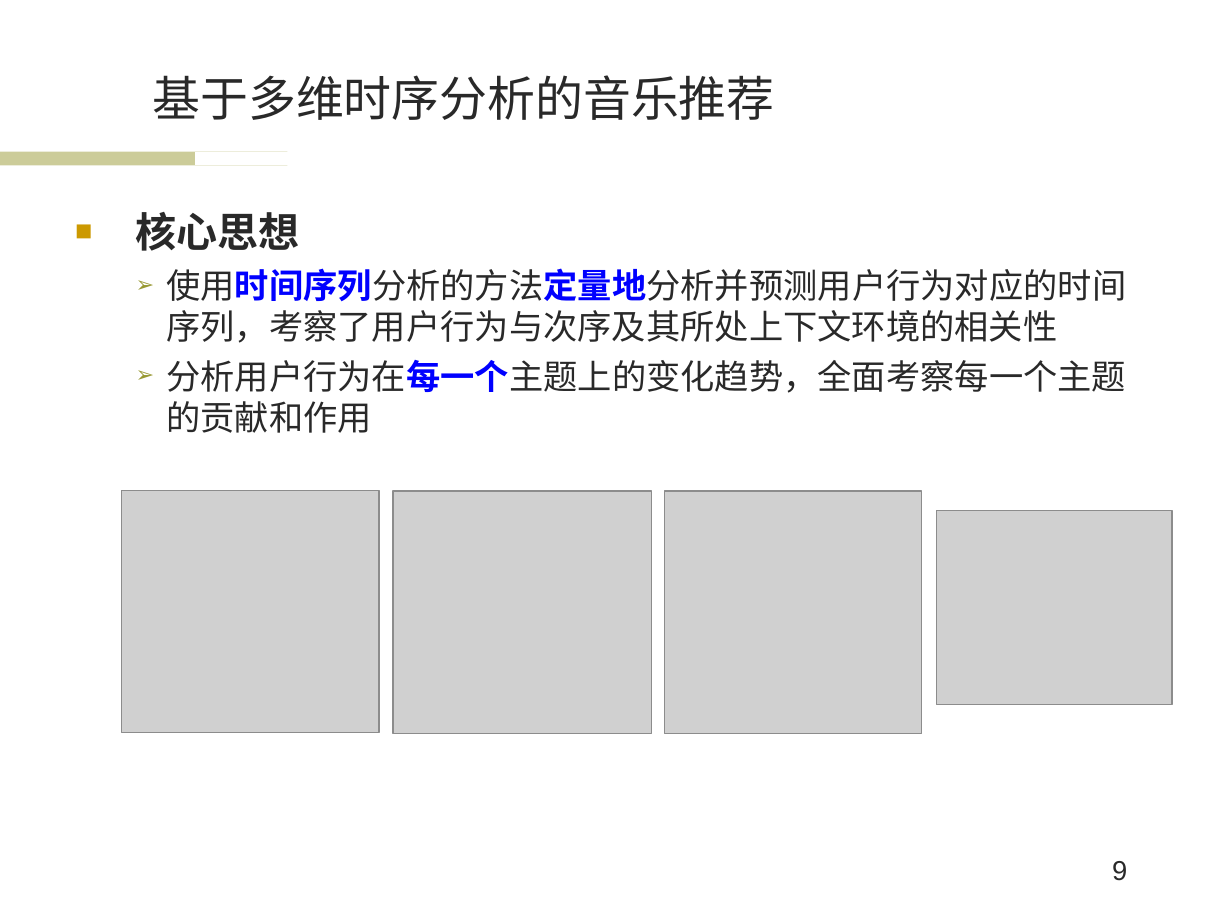
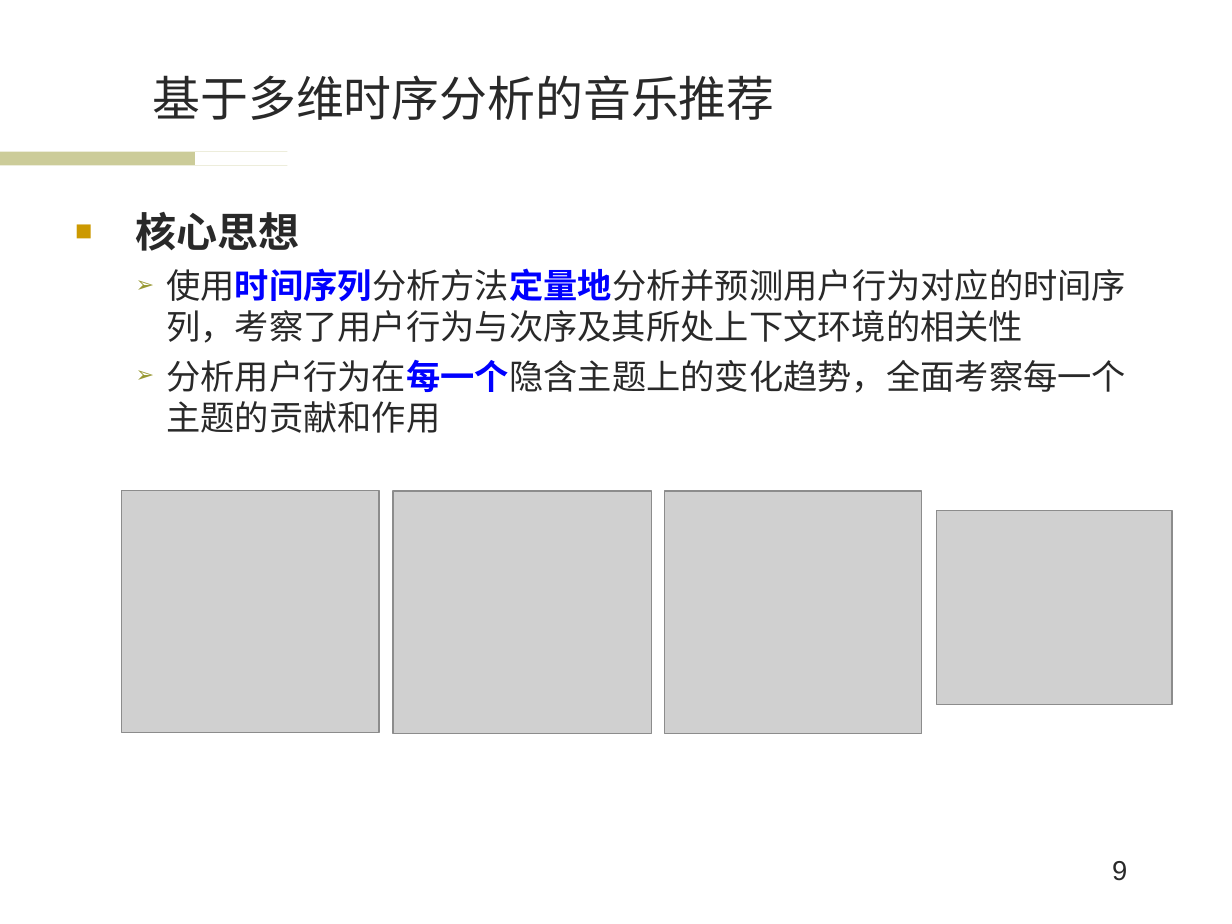
Before and after one commit to wwssttt/NJUThesis, a slide deck: slide 9 of 答辩准备/一种基于时间序列分析的个性化音乐推荐系统及其实现.ppt. Drawn at 1232x924 pixels with LibreOffice and Linux fonts; fonts in the diff are those of the drawing; grey boxes stand for pictures; background and template pictures are left out. Boxes give left, top, right and bottom in pixels: in the first picture for what was removed or moved away, otherwise in the second. Text is boxed around its words. In the diff, an @@ line names an element or a change of style, - is before the commit and + after.

```diff
--- a/答辩准备/一种基于时间序列分析的个性化音乐推荐系统及其实现.ppt
+++ b/答辩准备/一种基于时间序列分析的个性化音乐推荐系统及其实现.ppt
@@ text at [166,268,1126,433]: text changed @@
-  ➢ 使用时间序列分析的方法定量地分析并预测用户行为对应的时间序列，考察了用户行为与次序及其所处上下文环境的相关性
-  ➢ 分析用户行为在每一个主题上的变化趋势，全面考察每一个主题的贡献和作用
+  ➢ 使用时间序列分析方法定量地分析并预测用户行为对应的时间序列，考察了用户行为与次序及其所处上下文环境的相关性
+  ➢ 分析用户行为在每一个隐含主题上的变化趋势，全面考察每一个主题的贡献和作用
```
Also in this commit, not shown: 5 other slides changed, 3 other files.
